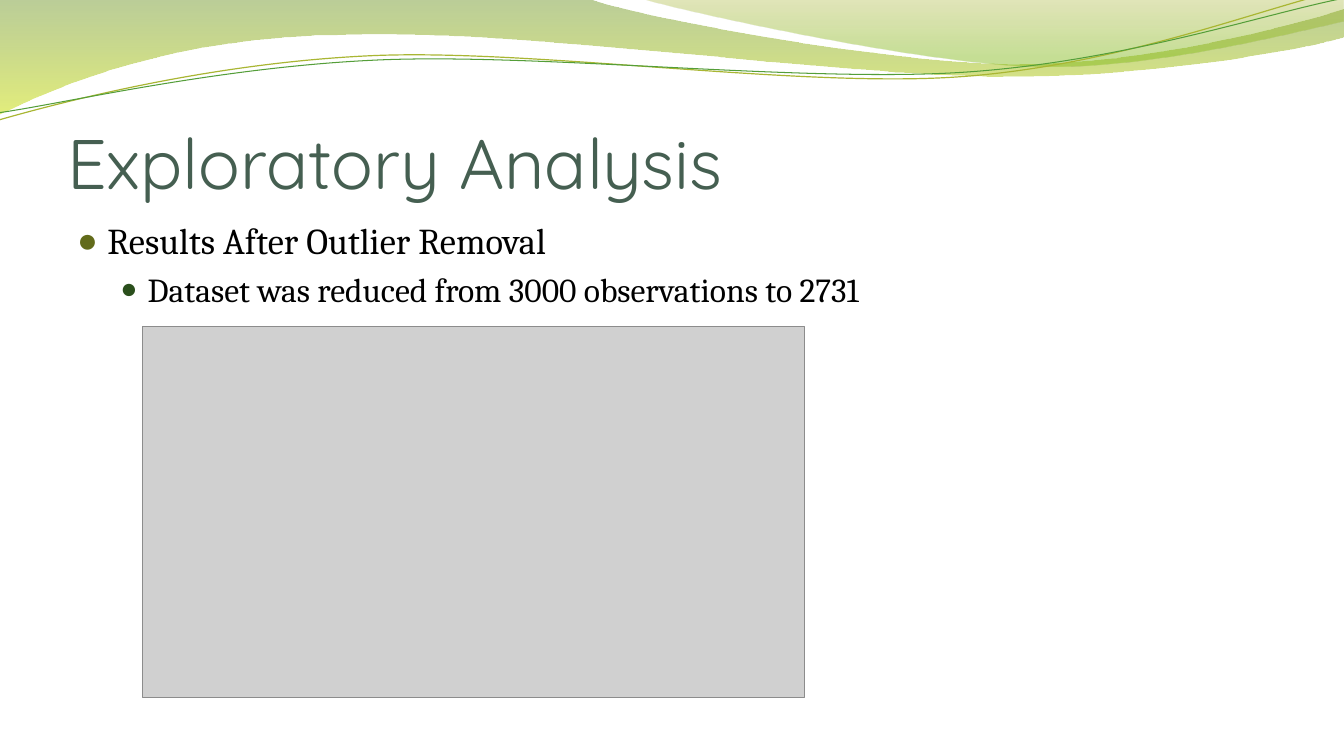
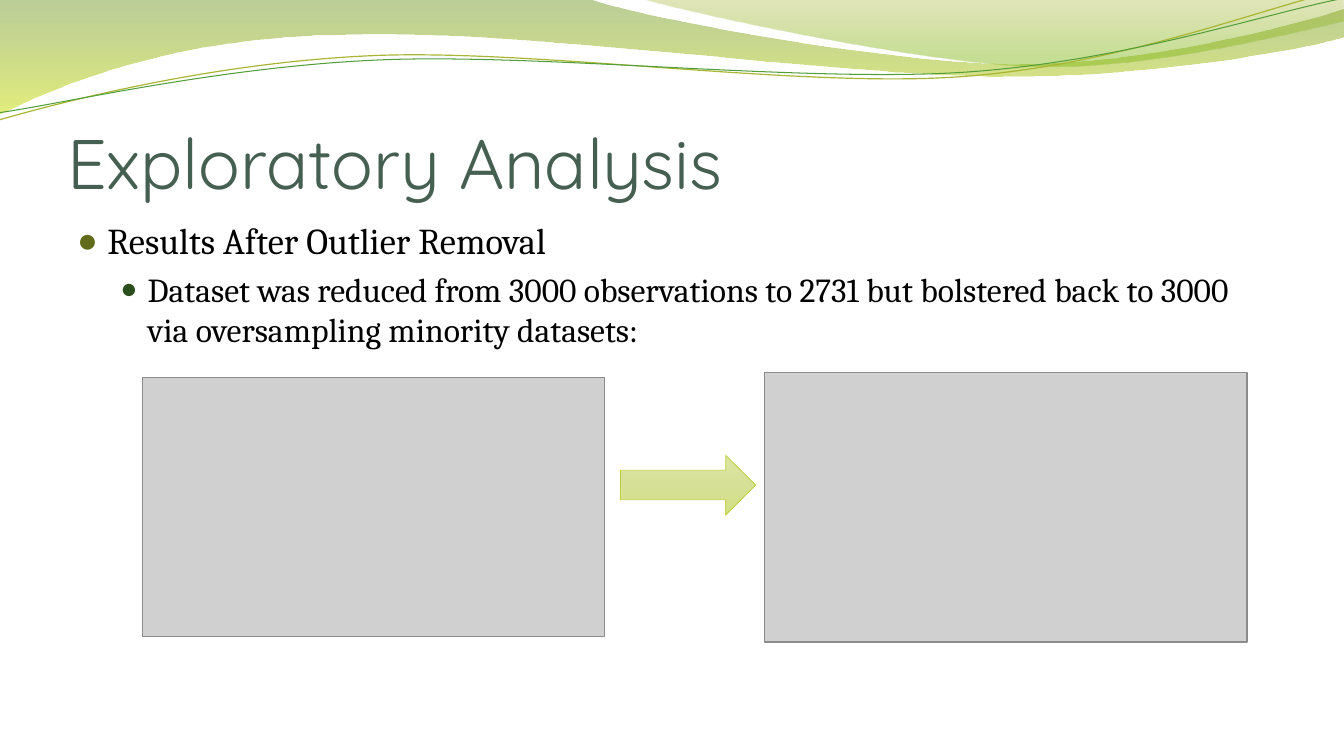
Before and after one commit to ggunaward/Analytics-Portfolio, a slide deck: slide 13 of R/STAT 602 - Applied Statistics II/Classification Project Seeds/Midterm Project - Gavin Gunawardena.pptx. Drawn at 1344x756 pixels with LibreOffice and Linux fonts; fonts in the diff are those of the drawing; grey boxes stand for pictures; background and template pictures are left out. Boxes give left, top, right and bottom in pixels: in the first picture for what was removed or moved away, otherwise in the second. Text is boxed around its words. In the diff, an @@ line names an element or a change of style, - is before the commit and + after.

```diff
--- a/R/STAT 602 - Applied Statistics II/Classification Project Seeds/Midterm Project - Gavin Gunawardena.pptx
+++ b/R/STAT 602 - Applied Statistics II/Classification Project Seeds/Midterm Project - Gavin Gunawardena.pptx
@@ text at (148, 278, 1229, 350): text changed @@
-  ● Dataset was reduced from 3000 observations to 2731
+  ● Dataset was reduced from 3000 observations to 2731 but bolstered back to 3000 via oversampling minority datasets:
@@ picture: place and size @@
-picture at (142, 327, 805, 698)
+picture at (142, 378, 605, 637)
@@ picture added at (764, 373, 1247, 642) @@
@@ right arrow added at (621, 456, 756, 515), fill gradient #DDE6A6 to #D7E098 to #D4E084, outline #C0CF3A 0.5 pt @@
```
Also in this commit, not shown: 7 other files.
